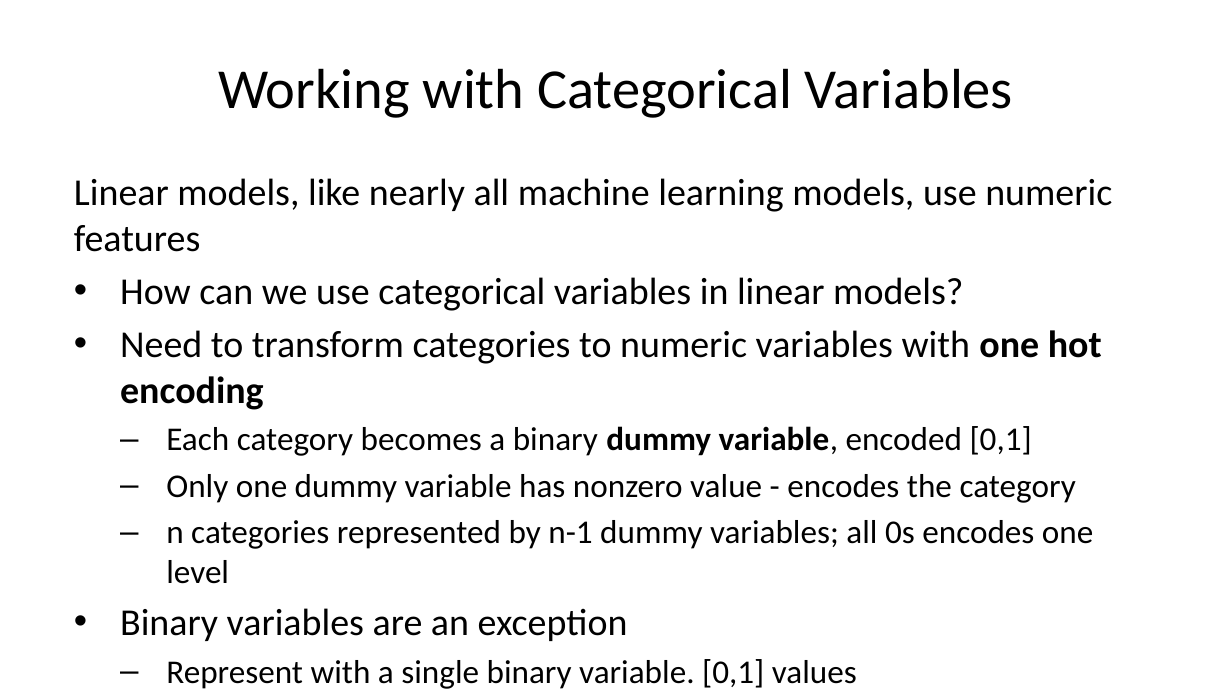
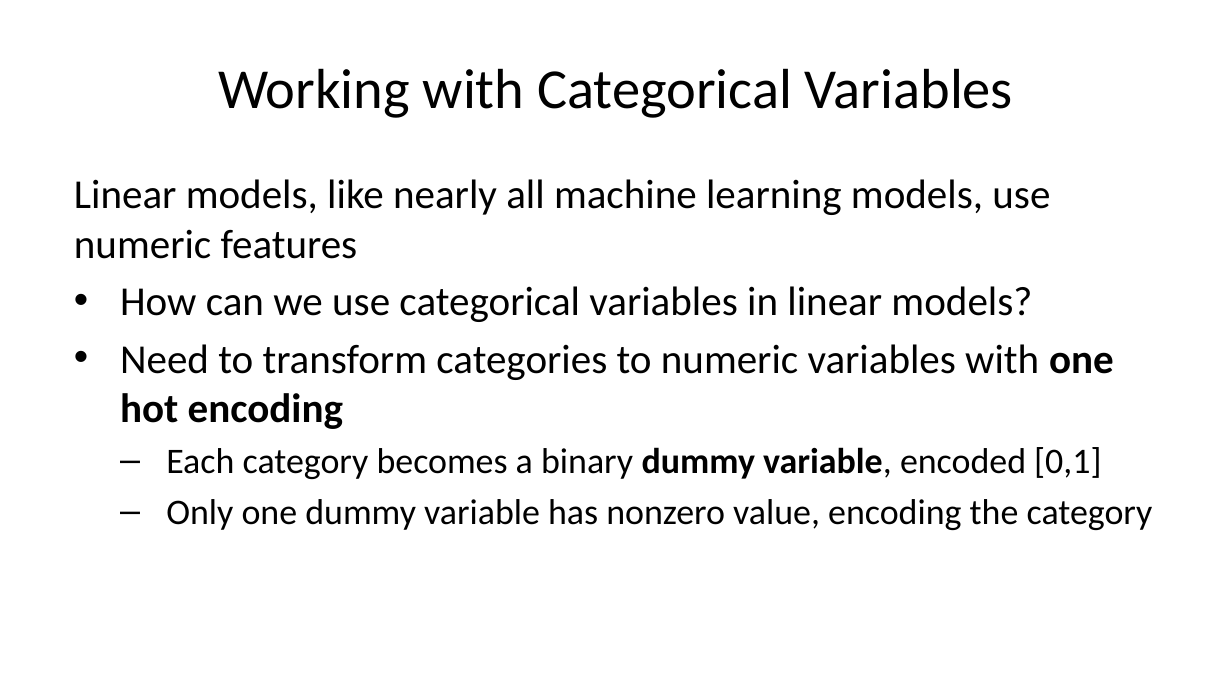
Before and after one commit to StephenElston/CSCI-E-83, a slide deck: slide 9 of LectureSlides/09_GeneralizingTheLinearModel.pptx. Drawn at 1232x693 pixels with LibreOffice and Linux fonts; fonts in the diff are those of the drawing. Boxes give left, top, right and bottom in pixels: in the first picture for what was removed or moved away, otherwise in the second. Text is boxed around its words. In the diff, an @@ line names an element or a change of style, - is before the commit and + after.

```diff
--- a/LectureSlides/09_GeneralizingTheLinearModel.pptx
+++ b/LectureSlides/09_GeneralizingTheLinearModel.pptx
@@ text at (74, 179, 1114, 479): size 22.2 to 24 pt in "Linear models, like nearly all machine learning ...", "How can we use categorical variables in ...", "Need to transform categories to numeric variables ..."; size 19.4 to 21 pt in "Each category becomes a binary dummy variable, ..." @@
@@ text at (166, 499, 1153, 530): text changed; size 19.4 to 21 pt @@
-  – Only one dummy variable has nonzero value - encodes the category
-  – n categories represented by n-1 dummy variables; all 0s encodes one level
-• Binary variables are an exception
-  – Represent with a single binary variable. [0,1] values
+  – Only one dummy variable has nonzero value, encoding the category
```
Also in this commit, not shown: 10 other slides changed, 1 slide added.
